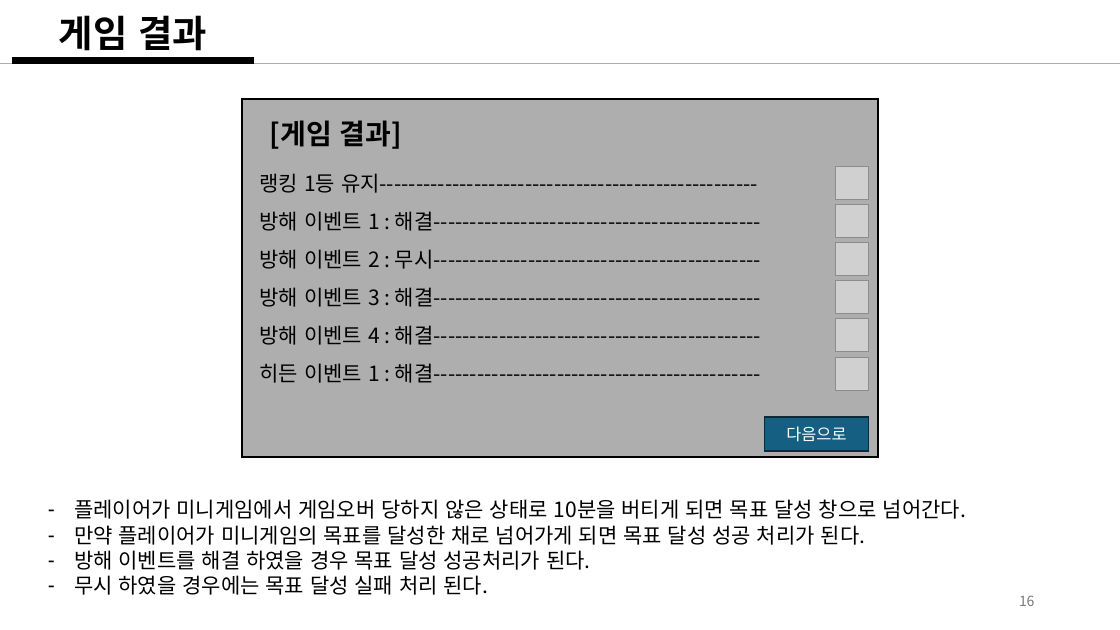
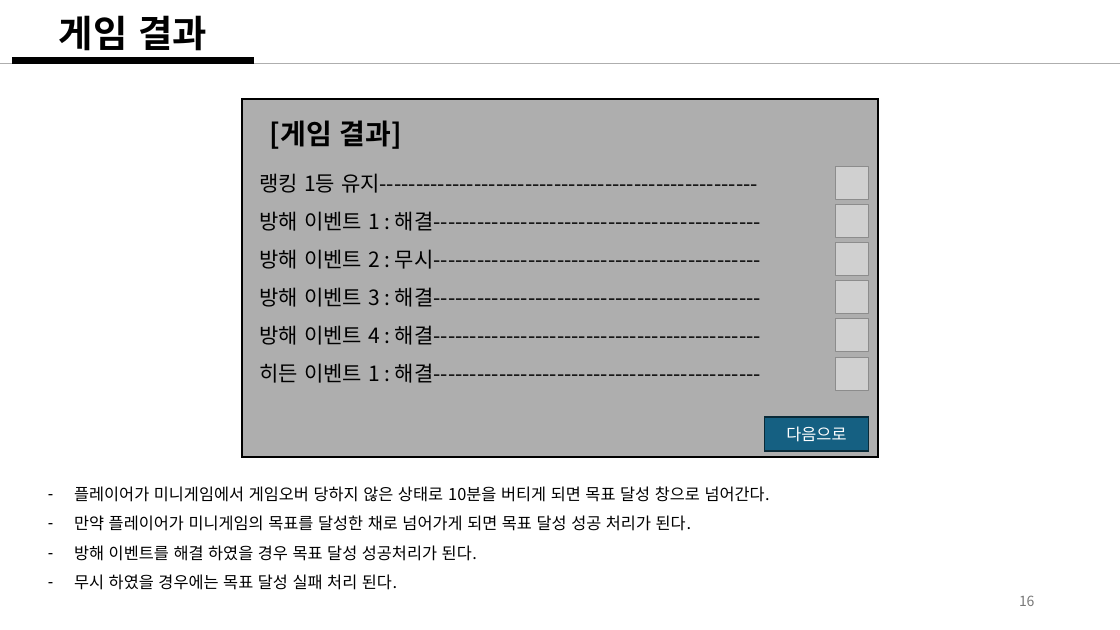
Before and after one commit to weariness00/Mandle_10Minute_Game, a slide deck: slide 16 of document/Please Leave me alone!.pptx. Drawn at 1120x630 pixels with LibreOffice and Linux fonts; fonts in the diff are those of the drawing; grey boxes stand for pictures. Boxes give left, top, right and bottom in pixels: in the first picture for what was removed or moved away, otherwise in the second. Text is boxed around its words. In the diff, an @@ line names an element or a change of style, - is before the commit and + after.

```diff
--- a/document/Please Leave me alone!.pptx
+++ b/document/Please Leave me alone!.pptx
@@ text "플레이어가 미니게임에서 게임오버 당하지 않은 ...": place and size @@
-text "플레이어가 미니게임에서 게임오버 당하지 않은 ..." at (74, 499, 966, 595)
+text "플레이어가 미니게임에서 게임오버 당하지 않은 ..." at (74, 486, 770, 590)
@@ text "플레이어가 미니게임에서 게임오버 당하지 않은 ..." at (74, 486, 770, 590): size 18 to 14 pt; line spacing 1 to 1.5 @@
```
Also in this commit, not shown: 7 other slides changed, 2 other files.
